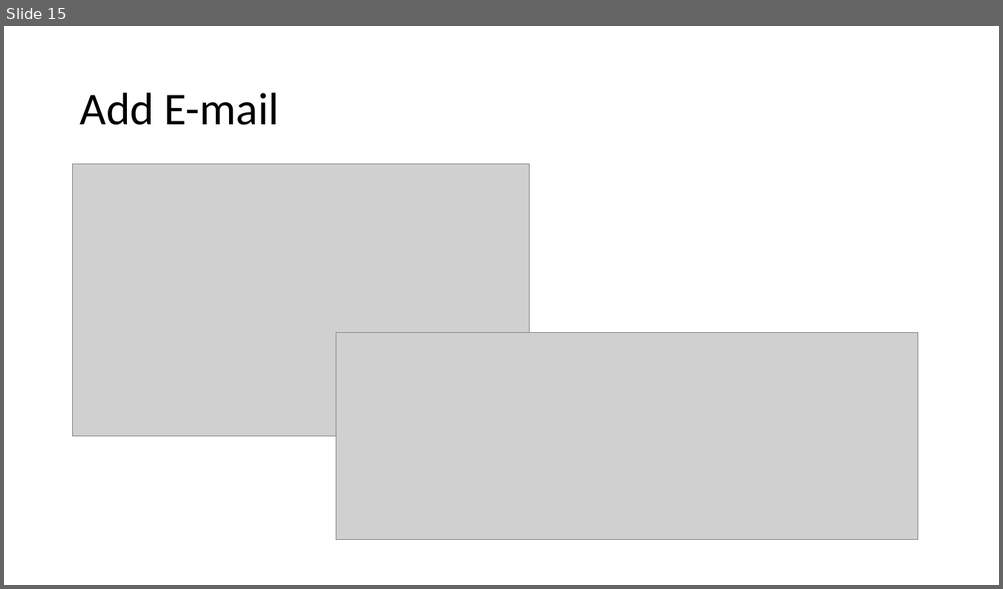
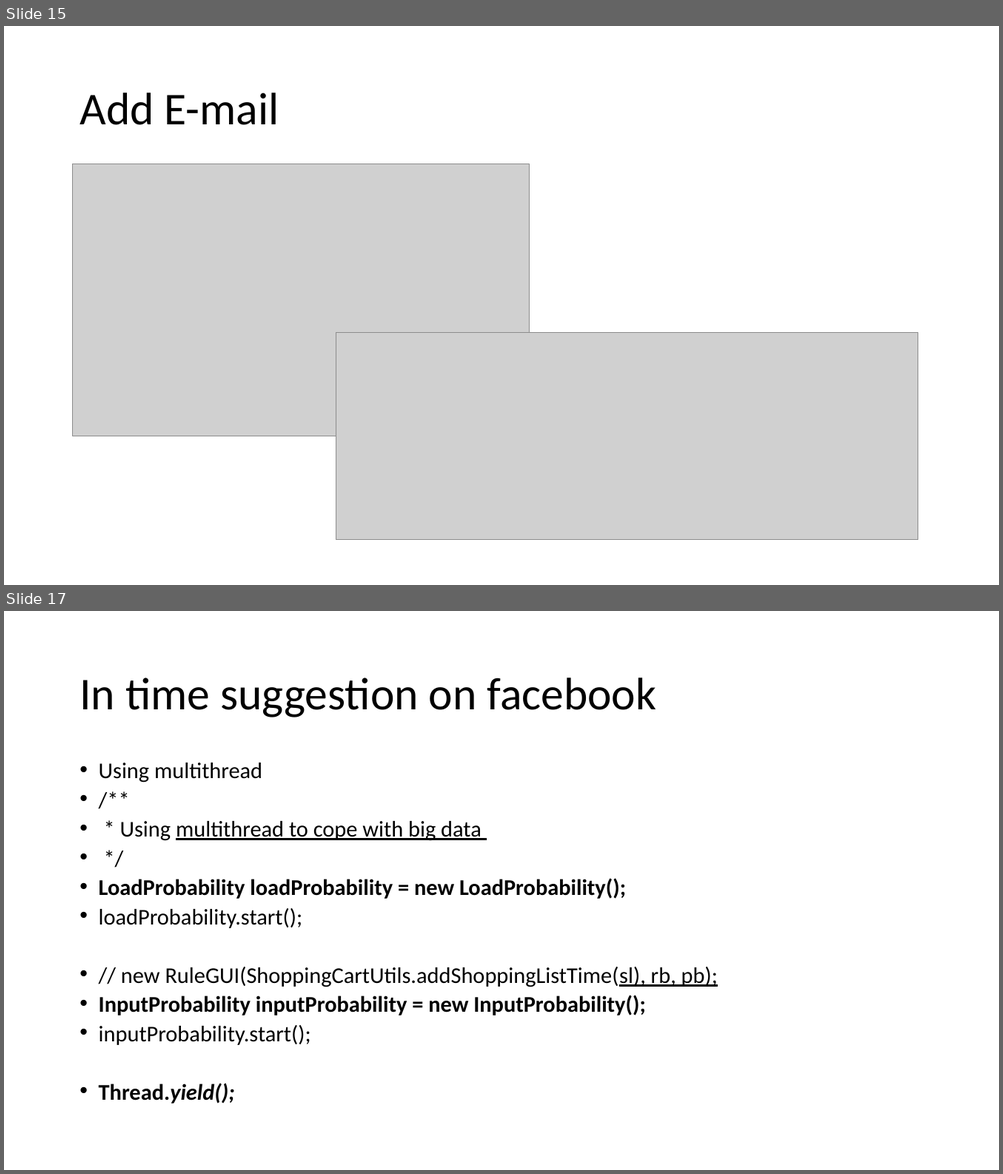
Before and after one commit to ernie55ernie/ShoppingCart, a slide deck: DM_PJ03_Probability.pptx. Shown one above the other, each under a label of ours: slide 15 before the commit, slides 15 and 17 after it; the slides between them are not shown. The pictures are 1003x589 and 1003x1174 pixels, drawn with LibreOffice and Linux fonts; fonts in the diff are those of the drawing; grey boxes stand for pictures. Boxes give left, top, right and bottom in pixels: in the first picture for what was removed or moved away, otherwise in the second. Text is boxed around its words. In the diff, an @@ line names an element or a change of style, - is before the commit and + after.

Commit message:
2015/6/7 Multithread with probability but the rule generation is still slow

```diff
--- a/DM_PJ03_Probability.pptx
+++ b/DM_PJ03_Probability.pptx
@@ slide 17 added at (4, 611, 999, 1170), background #FFFFFF @@
@@ title added at (79, 678, 656, 718), 44 pt, text #000000 @@
+In time suggestion on facebook
@@ text added at (99, 763, 717, 1104), 21.7 pt, text #000000 @@
+• Using multithread
+• /**
+• * Using multithread to cope with big data
+• */
+• LoadProbability loadProbability = new LoadProbability();
+• loadProbability.start();
+• // new RuleGUI(ShoppingCartUtils.addShoppingListTime(sl), rb, pb);
+• InputProbability inputProbability = new InputProbability();
+• inputProbability.start();
+• Thread.yield();
```
Also in this commit, not shown: 3 slides changed, 1 other file.
